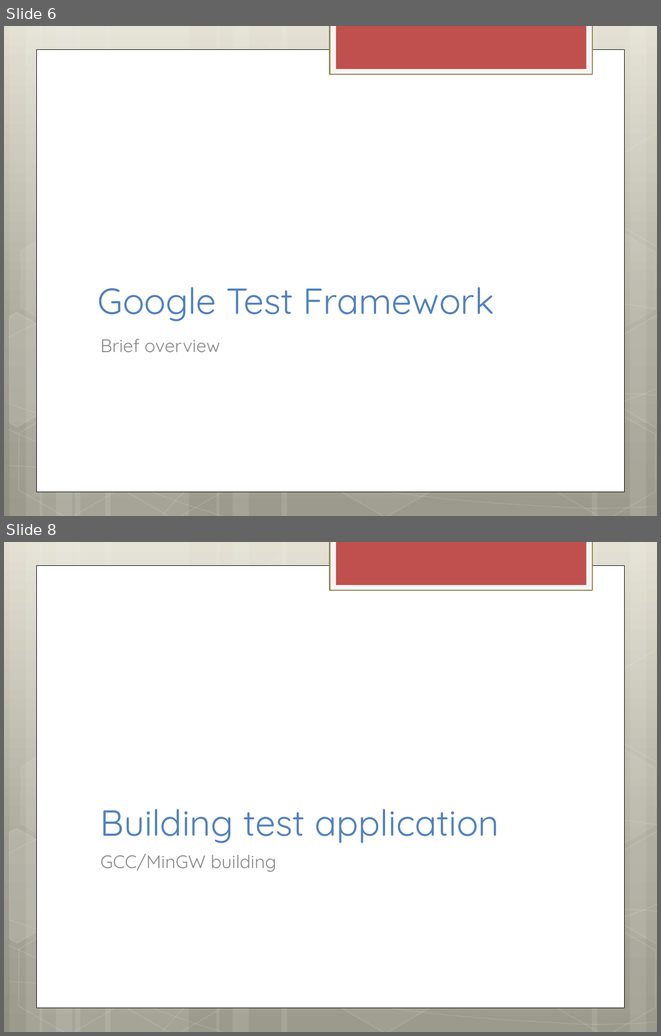
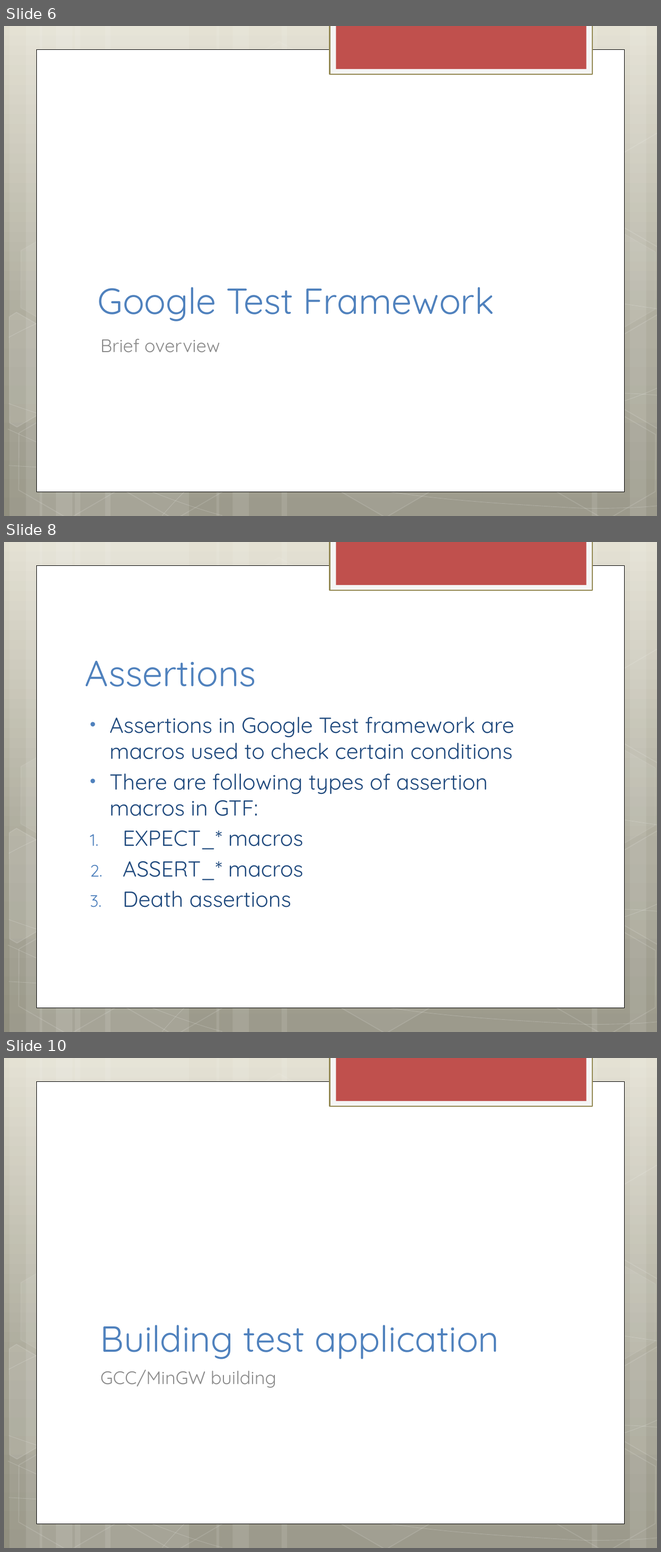
Before and after one commit to XanderMax/gtf-example, a slide deck: ppt/Google Testing Framework.pptx. Shown one above the other, each under a label of ours: slides 6 and 8 before the commit, slides 6, 8 and 10 after it; the slides between them are not shown. The pictures are 661x1036 and 661x1552 pixels, drawn with LibreOffice and Linux fonts; fonts in the diff are those of the drawing. Boxes give left, top, right and bottom in pixels: in the first picture for what was removed or moved away, otherwise in the second. Text is boxed around its words. In the diff, an @@ line names an element or a change of style, - is before the commit and + after.

```diff
--- a/ppt/Google Testing Framework.pptx
+++ b/ppt/Google Testing Framework.pptx
@@ slide 8 added at (4,542,657,1032), background gradient #E2DFCF to #A5A293 to #928F80; not listed: 31 template elements that a slide beside it also shows @@
@@ title added at (85,661,256,687), 40 pt, text #4F81BD @@
+Assertions
@@ text added at (109,716,514,907), 24 pt, text #1F497D @@
+• Assertions in Google Test framework are macros used to check certain conditions
+• There are following types of assertion macros in GTF:
+1. EXPECT_* macros
+2. ASSERT_* macros
+3. Death assertions
@@ what was slide 8 is now slide 10 @@
```
Also in this commit, not shown: 3 slides changed, 2 other slides added, 1 slide removed.
